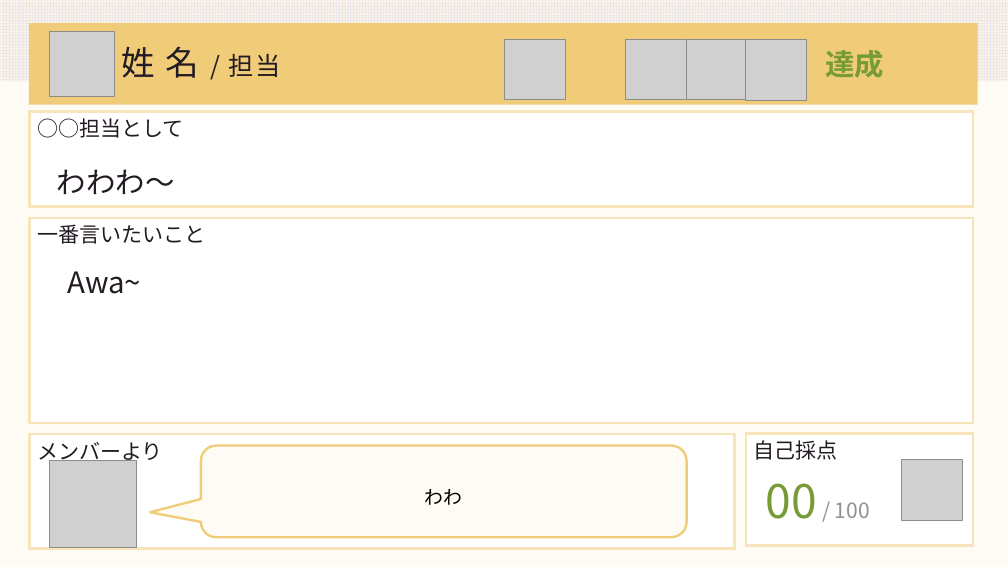
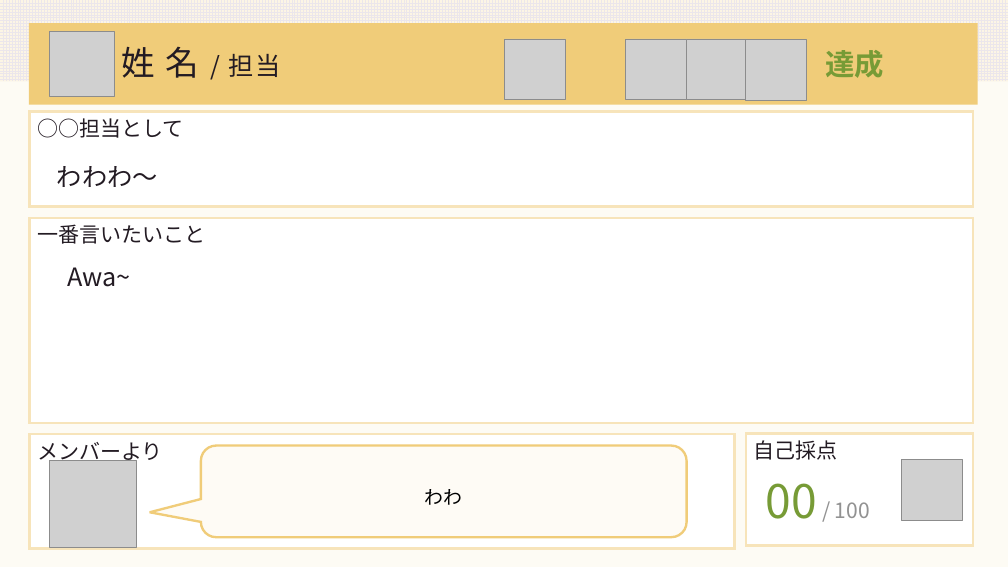
Before and after one commit to DOJO-2021/A-4, a slide deck: slide 19 of documents/worldMap発表資料.pptx. Drawn at 1008x567 pixels with LibreOffice and Linux fonts; fonts in the diff are those of the drawing; grey boxes stand for pictures. Boxes give left, top, right and bottom in pixels: in the first picture for what was removed or moved away, otherwise in the second. Text is boxed around its words. In the diff, an @@ line names an element or a change of style, - is before the commit and + after.

Commit message:
発表資料

```diff
--- a/documents/worldMap発表資料.pptx
+++ b/documents/worldMap発表資料.pptx
@@ text "わわわ～" at (57, 166, 158, 187): size 28 to 24 pt @@
@@ text "Awa~" at (67, 267, 130, 287): size 28 to 24 pt @@
```
